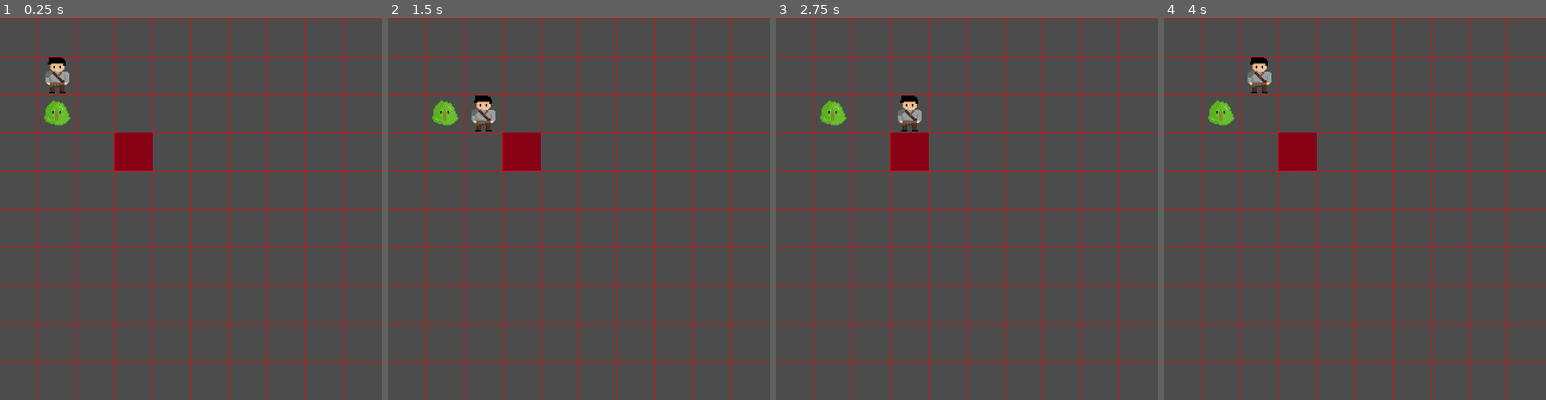
Above: before the commit, frames 1-4 (left to right).
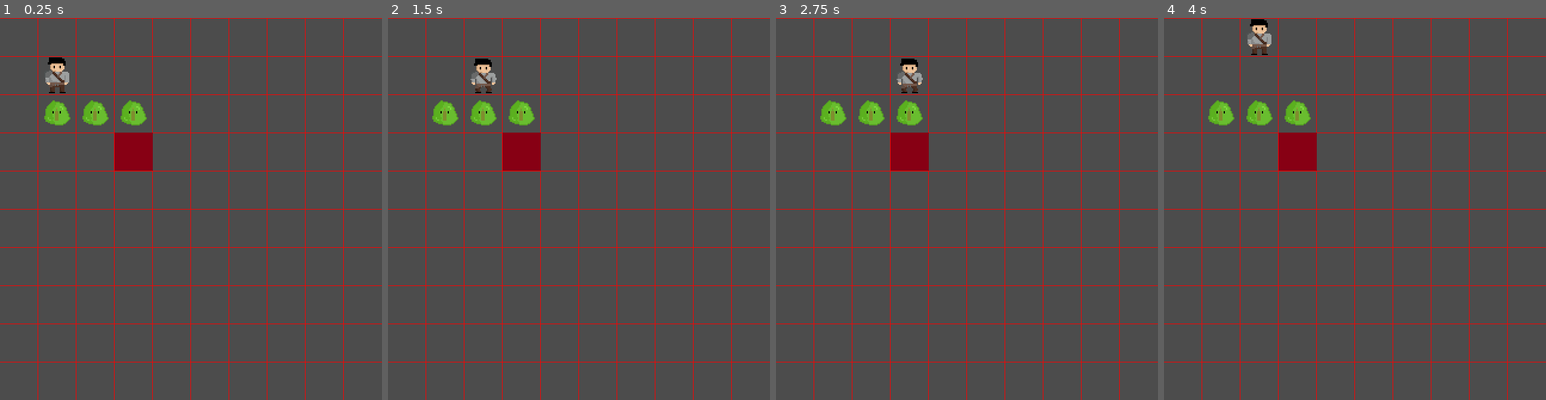
Above: after the commit, the same moments.

Repository: Eranot/LudumDare43
Game: Godot game, scene res://Engine/Main.tscn
Two runs of this game, one before a commit and one after it. Both use one fixed random seed, a clock stepped at 60 frames per second and the inputs below.
Inputs (mouse positions are in pixels of both pictures, inside the frame that each line leads up to):
- Up to frame 1 (0.25 s): no input
- Up to frame 2 (1.5 s): move the mouse to (445, 75) at 0.52 s; hold Right (ui_right) 0.53-1.28 s; tap Space (ui_select) at 0.77 s; move the mouse to (445, 113) at 1.27 s; hold Down (ui_down) from 1.28 s (still down)
- Up to frame 3 (2.75 s): tap Space (ui_select) at 1.52 s; move the mouse to (1005, 124) at 2.02 s; release Down (ui_down) at 2.03 s; hold Right (ui_right) from 2.03 s (still down)
- Up to frame 4 (4 s): move the mouse to (1335, 285) at 2.77 s; release Right (ui_right) at 2.78 s; hold Up (ui_up) 2.78-3.53 s; tap Space (ui_select) at 3.02, 3.77 s; move the mouse to (1469, 266) at 3.52 s; hold Left (ui_left) from 3.53 s (still down)

The runs differ from the first frame. In frame 1, 0.7% of the frame differs, in the area x 21-39%, y 21-29%; in frame 2, 1.2%; in frame 3, 1.2%; in frame 4, 1.5%, in the area x 21-39%, y 0-29%.

Commit message:
Resolvendo mais bugs e refatorando código

Diff:
--- a/Engine/Grid.gd
+++ b/Engine/Grid.gd
@@ -28,17 +28,12 @@
 		for y in range(grid_size.y):
 			grid[x].append(null);
 
-	var _player = player.instance()
-	var _slime = slime.instance()
+	add_new_object(player, 1, 1, ENTITY_TYPES.PLAYER, true);
+	add_new_object(slime, 1, 2, ENTITY_TYPES.PLAYER);
+	add_new_object(slime, 2, 2, ENTITY_TYPES.PLAYER);
+	add_new_object(slime, 3, 2, ENTITY_TYPES.PLAYER);
+	add_new_object(obstacle, 3, 3, ENTITY_TYPES.OBSTACLE);
 
-	add_new_object(_player, 1, 1, ENTITY_TYPES.PLAYER);
-	add_new_object(_slime, 1, 2, ENTITY_TYPES.PLAYER);
-	add_new_object(obstacle.instance(), 3, 3, ENTITY_TYPES.OBSTACLE);
-
-	allObjects.append(_player)
-	allObjects.append(_slime)
-
-	selectObject(_player)
 
 
 func _draw():
@@ -54,14 +49,19 @@
 			if obj.isHovered():
 				selectObject(obj)
 
-func add_new_object(new_instance, pos_x, pos_y, type):
+func add_new_object(new_object, pos_x, pos_y, type, startAsSelected = false):
 	if(cell_exists(pos_x,pos_y)):
 		if(cell_is_empty(pos_x,pos_y)):
+			var new_instance = new_object.instance()
 			new_instance.position = Vector2(pos_x * tile_size.x + half_tile_size.x, pos_y * tile_size.y + half_tile_size.y);
 			grid[pos_x][pos_y] = type;
 			call_deferred("add_child", new_instance);
 			new_instance.grid_pos_x = pos_x;
 			new_instance.grid_pos_y = pos_y;
+			if(type == ENTITY_TYPES.PLAYER):
+				allObjects.append(new_instance)
+			if(startAsSelected):
+				selectObject(new_instance)
 
 func selectObject(object):
 	for obj in allObjects:
--- a/Player/Player.tscn
+++ b/Player/Player.tscn
@@ -15,10 +15,10 @@
 "frames": [ ExtResource( 2 ), ExtResource( 3 ) ],
 "loop": true,
 "name": "default",
-"speed": 3.0
+"speed": 2.0
 } ]
 
-[node name="Player" type="KinematicBody2D"]
+[node name="Player" type="KinematicBody2D" index="0"]
 
 input_pickable = true
 collision_layer = 1
